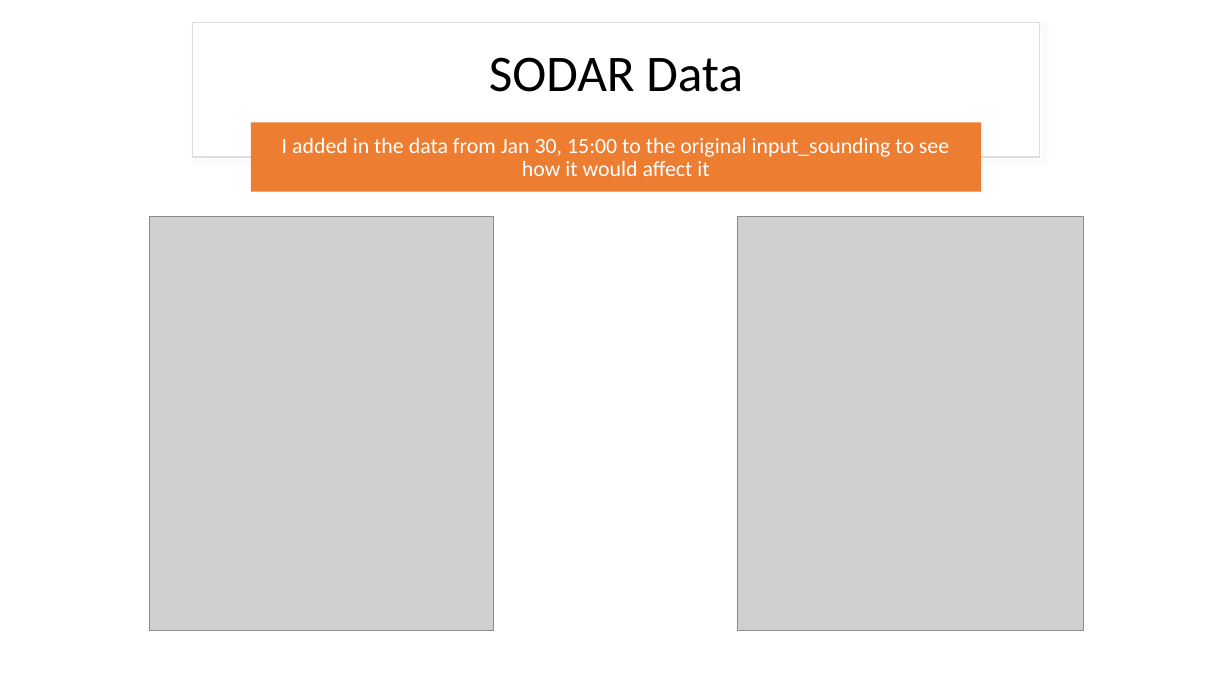
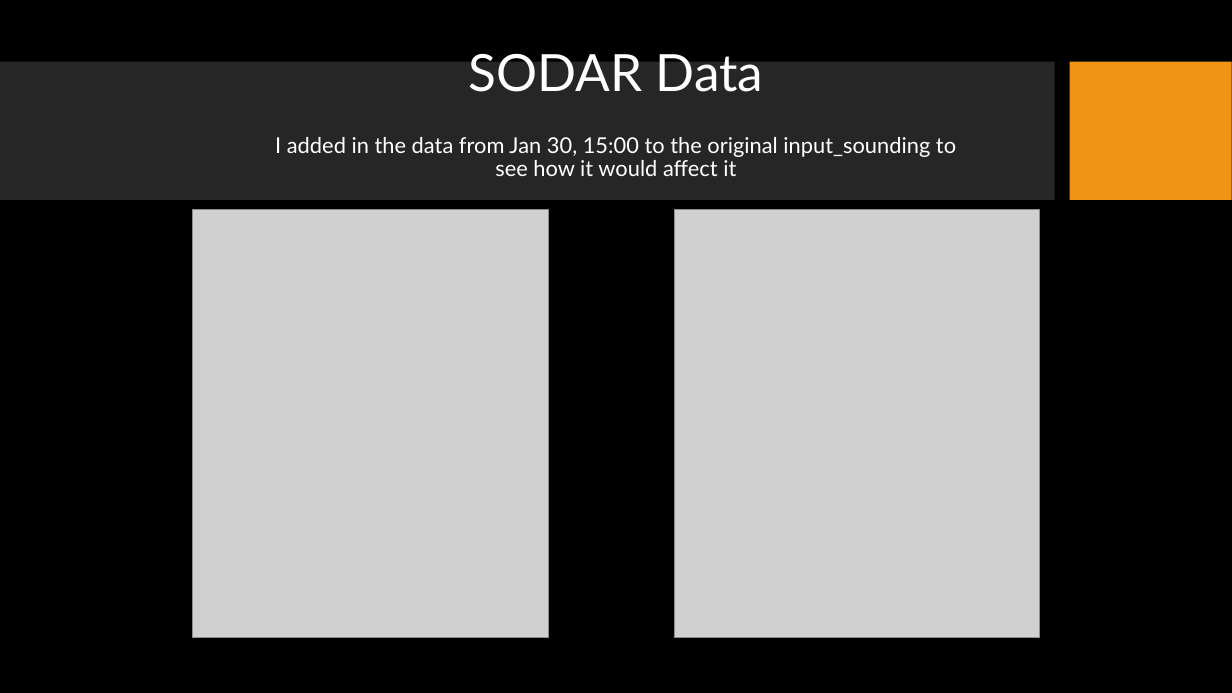
Before and after one commit to Jeremy-Benik/Meeting_Notes, a slide deck: slide 4 of 08192022_Presentation.pptx. Drawn at 1232x693 pixels with LibreOffice and Linux fonts; fonts in the diff are those of the drawing; grey boxes stand for pictures; background and template pictures are left out. Boxes give left, top, right and bottom in pixels: in the first picture for what was removed or moved away, otherwise in the second. Text is boxed around its words. In the diff, an @@ line names an element or a change of style, - is before the commit and + after.

```diff
--- a/08192022_Presentation.pptx
+++ b/08192022_Presentation.pptx
@@ background #FFFFFF to picture (left out) @@
@@ rectangle removed at (x1=192, y1=22, x2=1040, y2=157) @@
@@ title "SODAR Data" at (x1=469, y1=54, x2=763, y2=92): font Calibri to Lato, text colour #000000 to #FFFFFF @@
@@ rectangle added at (x1=0, y1=62, x2=1055, y2=201), fill #262626 @@
@@ rectangle added at (x1=1070, y1=62, x2=1232, y2=201), fill #F09415 @@
@@ rounded rectangle removed at (x1=251, y1=122, x2=982, y2=191) @@
@@ text "I added in the data ..." at (x1=275, y1=137, x2=956, y2=176): font Calibri to Lato @@
@@ picture resized from (x1=150, y1=216, x2=494, y2=630) to (x1=192, y1=210, x2=548, y2=638) @@
@@ picture resized from (x1=738, y1=216, x2=1083, y2=630) to (x1=675, y1=210, x2=1041, y2=638) @@
```
Also in this commit, not shown: 4 other slides changed, 4 slides added, 1 other file.
